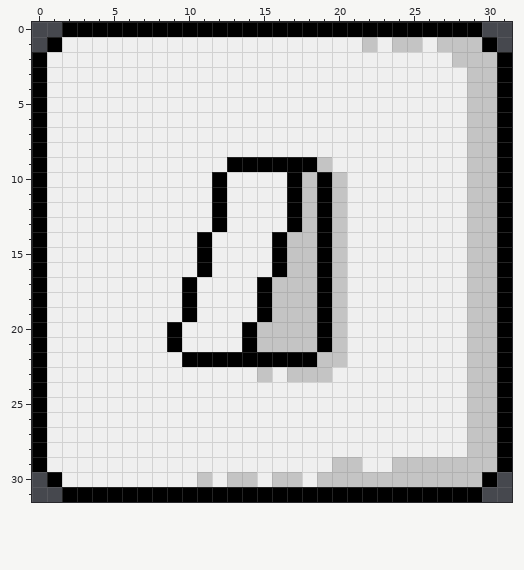
A pixel-art sprite gets an edit: public/assets/switcher-on.png. The first picture shows the starting point.
Rulers count pixels.
The same view after the edit:
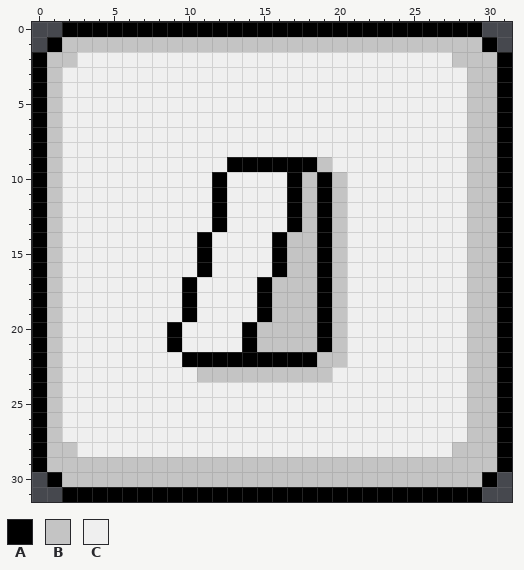
Palette (. is transparent): A #000000  B #c4c4c4  C #efefef
Change:
file 64x64 -> 128x128 pixels (blocks of 2x2 -> 4x4; one block is one cell here)
@@ x 0..31 @@
  0 ..AAAAAAAAAAAAAAAAAAAAAAAAAAAA..
- 1 .ACCCCCCCCCCCCCCCCCCCCBCBBCBBBA.
- 2 ACCCCCCCCCCCCCCCCCCCCCCCCCCCBBBA
- 3 ACCCCCCCCCCCCCCCCCCCCCCCCCCCCBBA
- 4 ACCCCCCCCCCCCCCCCCCCCCCCCCCCCBBA
- 5 ACCCCCCCCCCCCCCCCCCCCCCCCCCCCBBA
- 6 ACCCCCCCCCCCCCCCCCCCCCCCCCCCCBBA
- 7 ACCCCCCCCCCCCCCCCCCCCCCCCCCCCBBA
- 8 ACCCCCCCCCCCCCCCCCCCCCCCCCCCCBBA
- 9 ACCCCCCCCCCCCAAAAAABCCCCCCCCCBBA
-10 ACCCCCCCCCCCACCCCABABCCCCCCCCBBA
-11 ACCCCCCCCCCCACCCCABABCCCCCCCCBBA
-12 ACCCCCCCCCCCACCCCABABCCCCCCCCBBA
-13 ACCCCCCCCCCCACCCCABABCCCCCCCCBBA
-14 ACCCCCCCCCCACCCCABBABCCCCCCCCBBA
-15 ACCCCCCCCCCACCCCABBABCCCCCCCCBBA
-16 ACCCCCCCCCCACCCCABBABCCCCCCCCBBA
-17 ACCCCCCCCCACCCCABBBABCCCCCCCCBBA
-18 ACCCCCCCCCACCCCABBBABCCCCCCCCBBA
-19 ACCCCCCCCCACCCCABBBABCCCCCCCCBBA
-20 ACCCCCCCCACCCCABBBBABCCCCCCCCBBA
-21 ACCCCCCCCACCCCABBBBABCCCCCCCCBBA
-22 ACCCCCCCCCAAAAAAAAABBCCCCCCCCBBA
-23 ACCCCCCCCCCCCCCBCBBBCCCCCCCCCBBA
-24 ACCCCCCCCCCCCCCCCCCCCCCCCCCCCBBA
-25 ACCCCCCCCCCCCCCCCCCCCCCCCCCCCBBA
-26 ACCCCCCCCCCCCCCCCCCCCCCCCCCCCBBA
-27 ACCCCCCCCCCCCCCCCCCCCCCCCCCCCBBA
-28 ACCCCCCCCCCCCCCCCCCCCCCCCCCCCBBA
-29 ACCCCCCCCCCCCCCCCCCCBBCCBBBBBBBA
-30 .ACCCCCCCCCBCBBCBBCBBBBBBBBBBBA.
+ 1 .ABBBBBBBBBBBBBBBBBBBBBBBBBBBBA.
+ 2 ABBCCCCCCCCCCCCCCCCCCCCCCCCCBBBA
+ 3 ABCCCCCCCCCCCCCCCCCCCCCCCCCCCBBA
+ 4 ABCCCCCCCCCCCCCCCCCCCCCCCCCCCBBA
+ 5 ABCCCCCCCCCCCCCCCCCCCCCCCCCCCBBA
+ 6 ABCCCCCCCCCCCCCCCCCCCCCCCCCCCBBA
+ 7 ABCCCCCCCCCCCCCCCCCCCCCCCCCCCBBA
+ 8 ABCCCCCCCCCCCCCCCCCCCCCCCCCCCBBA
+ 9 ABCCCCCCCCCCCAAAAAABCCCCCCCCCBBA
+10 ABCCCCCCCCCCACCCCABABCCCCCCCCBBA
+11 ABCCCCCCCCCCACCCCABABCCCCCCCCBBA
+12 ABCCCCCCCCCCACCCCABABCCCCCCCCBBA
+13 ABCCCCCCCCCCACCCCABABCCCCCCCCBBA
+14 ABCCCCCCCCCACCCCABBABCCCCCCCCBBA
+15 ABCCCCCCCCCACCCCABBABCCCCCCCCBBA
+16 ABCCCCCCCCCACCCCABBABCCCCCCCCBBA
+17 ABCCCCCCCCACCCCABBBABCCCCCCCCBBA
+18 ABCCCCCCCCACCCCABBBABCCCCCCCCBBA
+19 ABCCCCCCCCACCCCABBBABCCCCCCCCBBA
+20 ABCCCCCCCACCCCABBBBABCCCCCCCCBBA
+21 ABCCCCCCCACCCCABBBBABCCCCCCCCBBA
+22 ABCCCCCCCCAAAAAAAAABBCCCCCCCCBBA
+23 ABCCCCCCCCCBBBBBBBBBCCCCCCCCCBBA
+24 ABCCCCCCCCCCCCCCCCCCCCCCCCCCCBBA
+25 ABCCCCCCCCCCCCCCCCCCCCCCCCCCCBBA
+26 ABCCCCCCCCCCCCCCCCCCCCCCCCCCCBBA
+27 ABCCCCCCCCCCCCCCCCCCCCCCCCCCCBBA
+28 ABBCCCCCCCCCCCCCCCCCCCCCCCCCBBBA
+29 ABBBBBBBBBBBBBBBBBBBBBBBBBBBBBBA
+30 .ABBBBBBBBBBBBBBBBBBBBBBBBBBBBA.
 31 ..AAAAAAAAAAAAAAAAAAAAAAAAAAAA..
